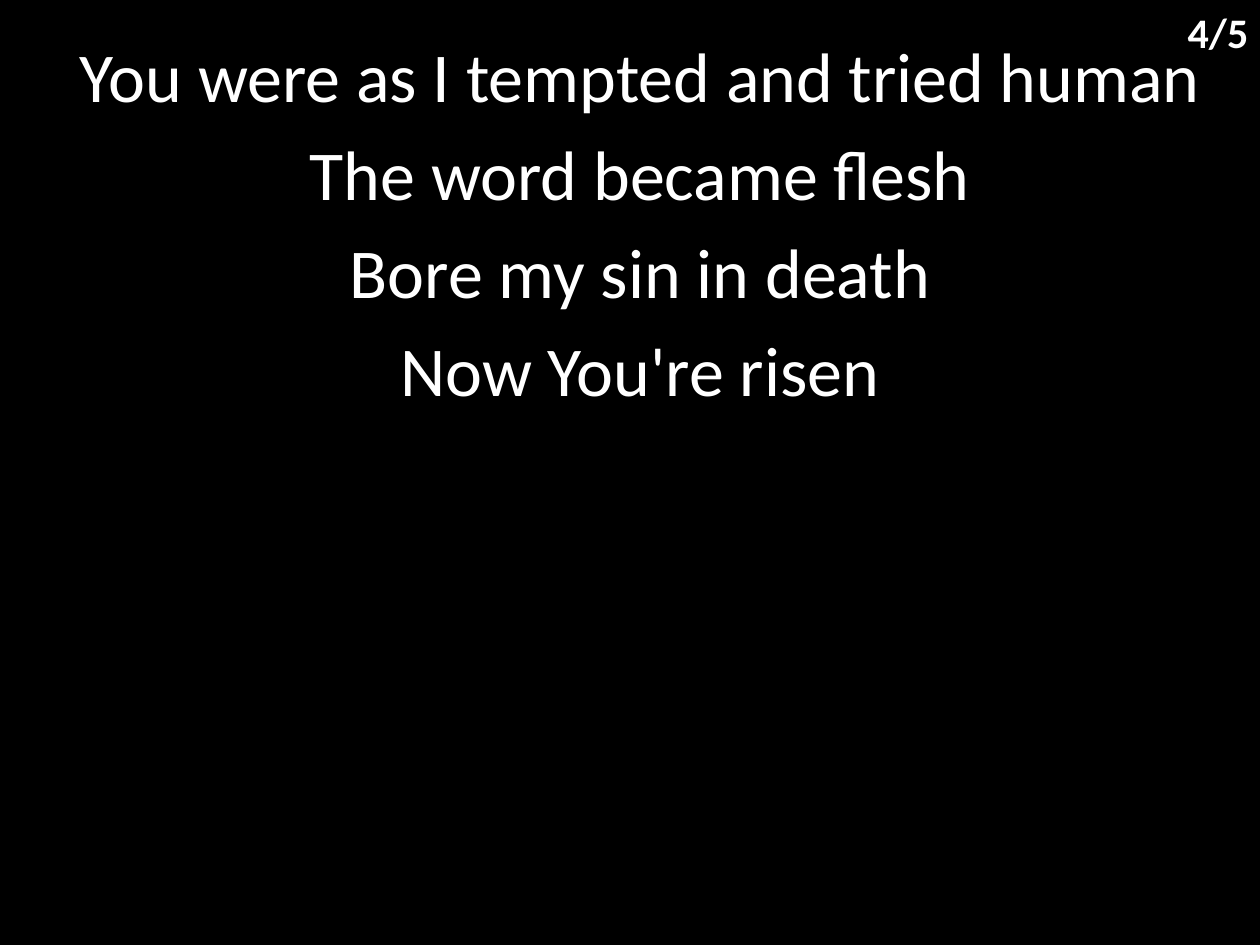
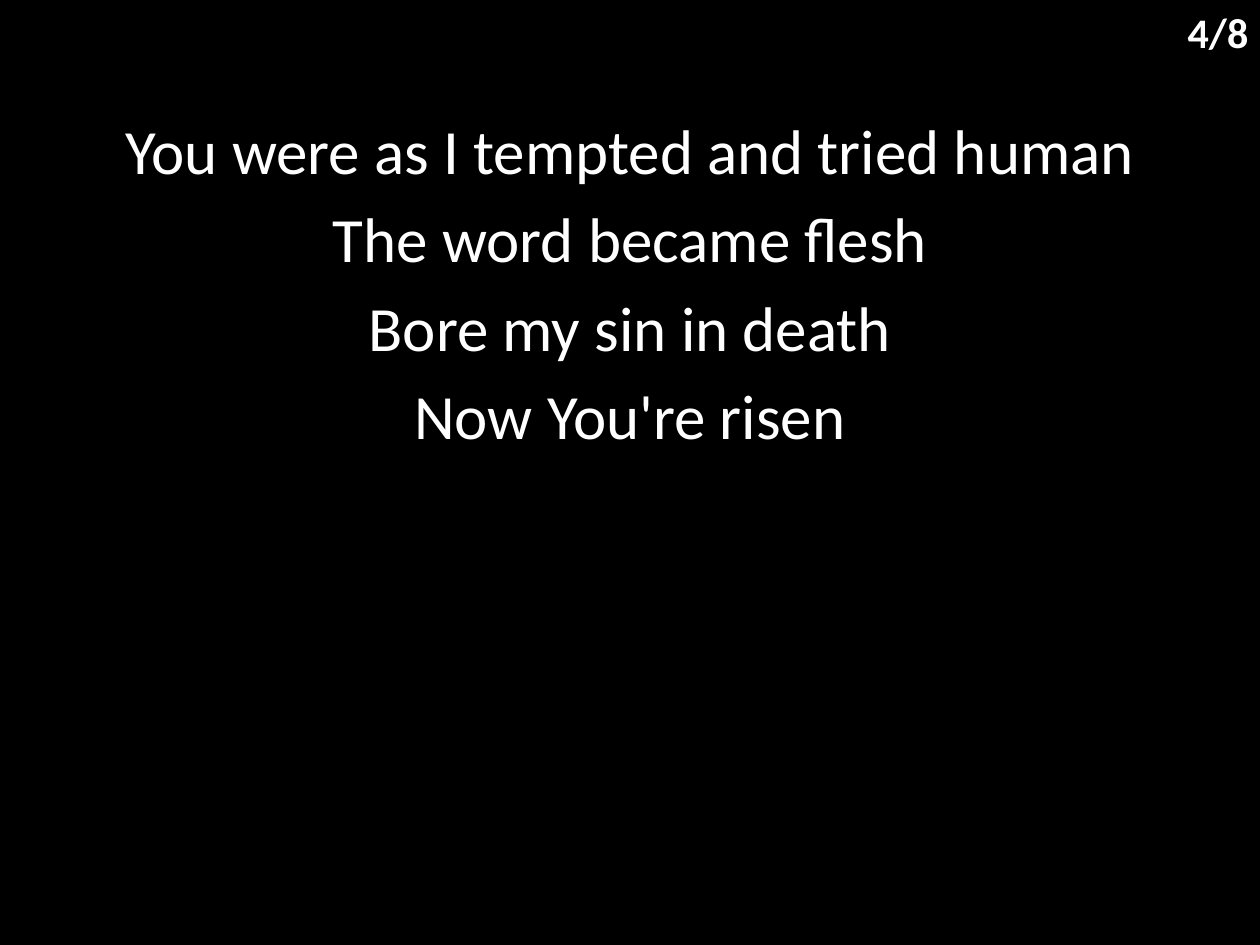
Before and after one commit to hoo-are-ya/worship, a slide deck: slide 5 of docs/songs/lead me to the cross.pptx. Drawn at 1260x945 pixels with LibreOffice and Linux fonts; fonts in the diff are those of the drawing. Boxes give left, top, right and bottom in pixels: in the first picture for what was removed or moved away, otherwise in the second. Text is boxed around its words. In the diff, an @@ line names an element or a change of style, - is before the commit and + after.

```diff
--- a/docs/songs/lead me to the cross.pptx
+++ b/docs/songs/lead me to the cross.pptx
@@ text at (1188, 18, 1249, 50): text changed @@
-4/5
+4/8
@@ subtitle "You were as I tempted ...": place and size @@
-subtitle "You were as I tempted ..." at (80, 53, 1199, 397)
+subtitle "You were as I tempted ..." at (126, 130, 1134, 440)
@@ subtitle "You were as I tempted ..." at (126, 130, 1134, 440): size 40 to 36 pt @@
```
Also in this commit, not shown: 4 other slides changed, 3 slides added, 7 other files.
